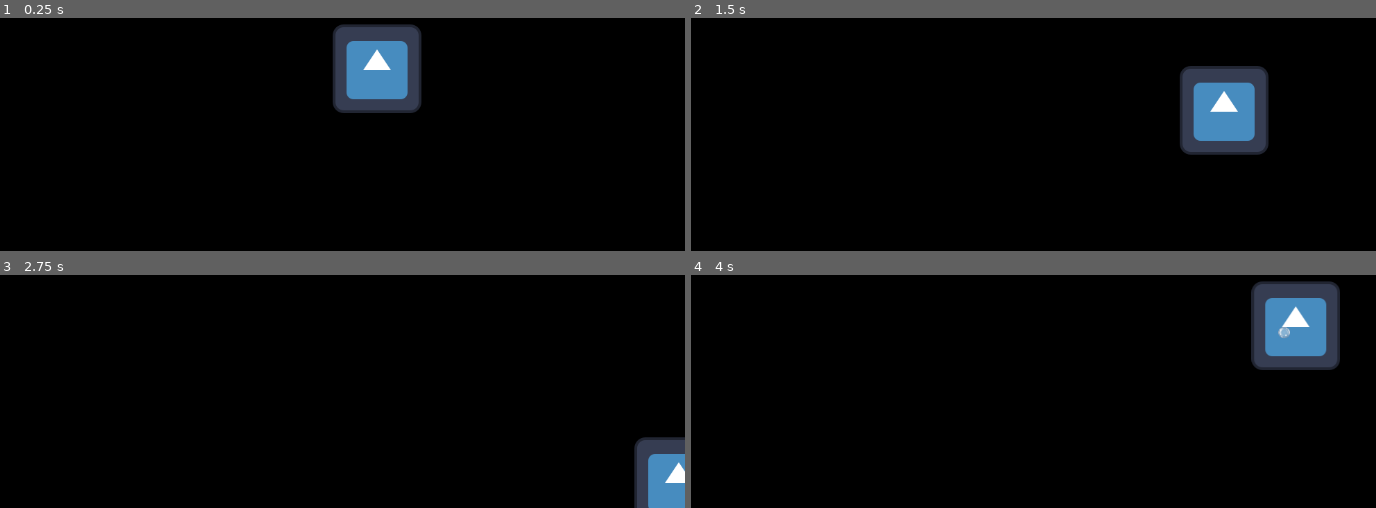
Above: before the commit, frames 1-4 (two rows, left to right).
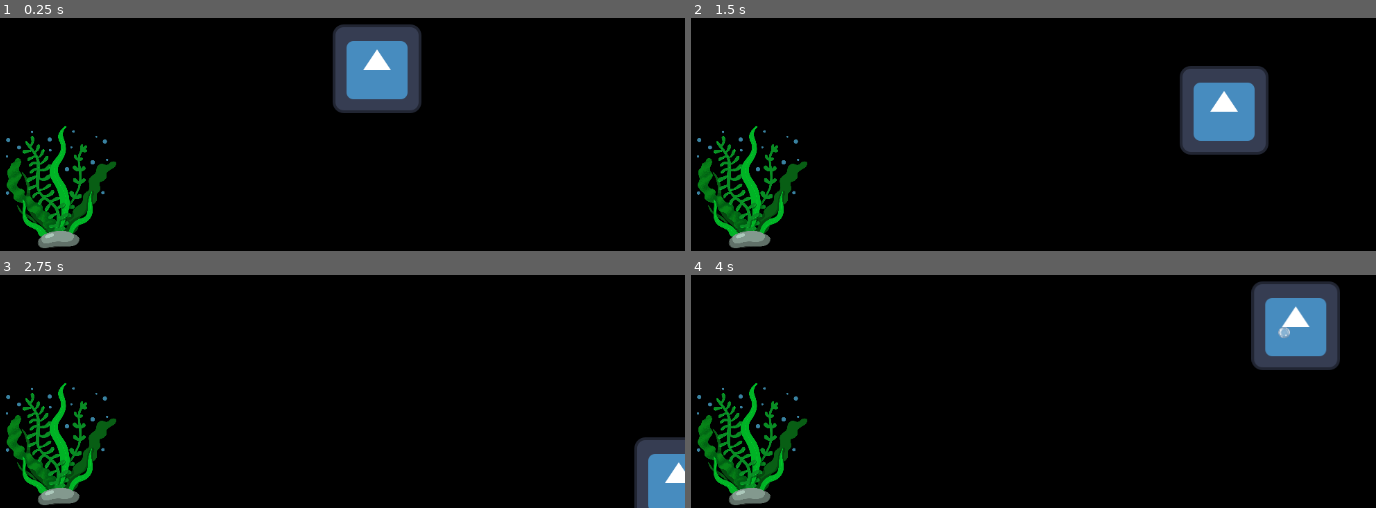
Above: after the commit, the same moments.

Repository: lucagm94/proyecto-burbujitas-ggj2025
Game: Godot game, scene res://Scenes/Levels/Level1/Level1.tscn
Two runs of this game, one before a commit and one after it. Both use one fixed random seed, a clock stepped at 60 frames per second and the inputs below. Before the commit the project has no main scene; this scene is started directly in both runs. The engine's default icon, where the game draws it, is replaced by a stand-in: a white triangle on a blue panel in a dark square.
Inputs (mouse positions are in pixels of both pictures, inside the frame that each line leads up to):
- Up to frame 1 (0.25 s): no input
- Up to frame 2 (1.5 s): tap Enter at 0.5 s; move the mouse to (outside the picture) at 0.52 s; hold Right (ui_right) 0.53-1.28 s; tap 1 (1) at 0.6 s; tap 2 (2) at 0.8, 1.35 s; move the mouse to (814, 48) at 1.27 s; hold Down (ui_down) from 1.28 s (still down)
- Up to frame 3 (2.75 s): tap 1 (1) at 1.55, 2.1 s; move the mouse to (outside the picture) at 2.02 s; release Down (ui_down) at 2.03 s; hold Right (ui_right) from 2.03 s (still down); tap 2 (2) at 2.3 s
- Up to frame 4 (4 s): move the mouse to (937, 372) at 2.77 s; release Right (ui_right) at 2.78 s; hold Up (ui_up) 2.78-3.53 s; tap 2 (2) at 2.85, 3.8 s; tap 1 (1) at 3.05 s; move the mouse to (1218, 351) at 3.52 s; hold Left (ui_left) from 3.53 s (still down); click (1218, 351) at 3.6 s

The runs differ from the first frame. In frame 1, 3.4% of the frame differs, in the area x 0-17%, y 46-99%; in frame 2, 3.4%; in frame 3, 3.4%; in frame 4, 3.4%.

Commit message:
1ra version funcional
El estado InABubble funciona

Diff:
--- a/nuevo-proyecto-de-juego/Scenes/Levels/Level1/Level1.tscn
+++ b/nuevo-proyecto-de-juego/Scenes/Levels/Level1/Level1.tscn
@@ -1,7 +1,8 @@
-[gd_scene load_steps=3 format=3 uid="uid://cs2tbqq7sbrjh"]
+[gd_scene load_steps=4 format=3 uid="uid://cs2tbqq7sbrjh"]
 
 [ext_resource type="Texture2D" uid="uid://c2lor0vay1ktn" path="res://icon.svg" id="1_ejgjx"]
 [ext_resource type="PackedScene" uid="uid://c0m85grsc5gfp" path="res://Scenes/MC/MC.tscn" id="2_7bh2i"]
+[ext_resource type="PackedScene" uid="uid://coshao3qn5qa2" path="res://Scenes/Plants/Alga.tscn" id="3_v7t5n"]
 
 [node name="Level1" type="Node2D"]
 
@@ -13,3 +14,6 @@
 
 [node name="MainCharacter" parent="." instance=ExtResource("2_7bh2i")]
 position = Vector2(708, 385)
+
+[node name="Alga" parent="." instance=ExtResource("3_v7t5n")]
+position = Vector2(240, 562)
--- a/nuevo-proyecto-de-juego/Scenes/MC/Shots/Bublee_shoot.tscn
+++ b/nuevo-proyecto-de-juego/Scenes/MC/Shots/Bublee_shoot.tscn
@@ -6,7 +6,7 @@
 [sub_resource type="RectangleShape2D" id="RectangleShape2D_lbmfh"]
 size = Vector2(10.5, 10.5)
 
-[node name="Bubble" type="CharacterBody2D"]
+[node name="Bubble" type="CharacterBody2D" groups=["Bubble"]]
 script = ExtResource("1_dlx25")
 
 [node name="BubbleSprite" type="Sprite2D" parent="."]
--- a/nuevo-proyecto-de-juego/Scenes/Plants/Alga.tscn
+++ b/nuevo-proyecto-de-juego/Scenes/Plants/Alga.tscn
@@ -1,5 +1,6 @@
-[gd_scene load_steps=4 format=3 uid="uid://coshao3qn5qa2"]
+[gd_scene load_steps=5 format=3 uid="uid://coshao3qn5qa2"]
 
+[ext_resource type="Script" path="res://Scripts/Plants/alga.gd" id="1_qehxn"]
 [ext_resource type="Texture2D" uid="uid://cvrp4hr1seguc" path="res://Assets/Plants/Alga.png" id="1_qrvc4"]
 [ext_resource type="Texture2D" uid="uid://yqi1aup7cwri" path="res://Assets/MC/Shots/PH_Bubble.png" id="2_bl17a"]
 
@@ -8,6 +9,7 @@
 height = 154.0
 
 [node name="Alga" type="Node2D"]
+script = ExtResource("1_qehxn")
 
 [node name="Sprite2D" type="Sprite2D" parent="."]
 scale = Vector2(0.180833, 0.180833)
@@ -19,29 +21,35 @@
 position = Vector2(0, 1)
 shape = SubResource("CapsuleShape2D_t0s65")
 
-[node name="Bubbles" type="Node" parent="."]
+[node name="Bubbles" type="Node2D" parent="."]
 
 [node name="FirstHit" type="Sprite2D" parent="Bubbles"]
+unique_name_in_owner = true
 visible = false
 position = Vector2(41, -2)
 scale = Vector2(2.03333, 2.03333)
 texture = ExtResource("2_bl17a")
 
 [node name="SecondHit" type="Sprite2D" parent="Bubbles"]
+unique_name_in_owner = true
 visible = false
 position = Vector2(-22.5, -26.5)
 scale = Vector2(1.9, 1.9)
 texture = ExtResource("2_bl17a")
 
 [node name="ThirdHit" type="Sprite2D" parent="Bubbles"]
+unique_name_in_owner = true
 visible = false
 position = Vector2(-12, 37)
 scale = Vector2(1.9, 1.9)
 texture = ExtResource("2_bl17a")
 
 [node name="FourthHit" type="Sprite2D" parent="Bubbles"]
+unique_name_in_owner = true
 visible = false
 modulate = Color(1, 1, 1, 0.529412)
 position = Vector2(4, -10)
 scale = Vector2(5.98333, 7.49167)
 texture = ExtResource("2_bl17a")
+
+[connection signal="body_shape_entered" from="Area2D" to="." method="_on_area_2d_body_shape_entered"]
--- /dev/null
+++ b/nuevo-proyecto-de-juego/Scripts/Plants/alga.gd
@@ -0,0 +1,46 @@
+extends Node2D
+
+var state:State
+var hits:int
+var bubble = preload("res://Scenes/MC/Shots/Bublee_shoot.tscn")
+
+func _ready() -> void:
+	hits = 0
+	state = State.new(self)
+
+	pass
+
+func _physics_process(delta: float) -> void:
+	state.doingHisShit()
+	pass
+
+func _hits():
+	print("Se ejecuta hits")
+	if hits < 4:
+		hits+=1
+
+	match hits:
+		0:
+			%FirstHit.visible = false
+			%SecondHit.visible = false
+			%ThirdHit.visible = false
+			%FourthHit.visible = false
+		1:
+			%FirstHit.visible = true
+		2:
+			%SecondHit.visible = true
+		3:
+			%ThirdHit.visible = true
+		4:
+			%FirstHit.visible = false
+			%SecondHit.visible = false
+			%ThirdHit.visible = false
+			%FourthHit.visible = true
+			state = InABubble.new(self)
+
+func _on_area_2d_body_shape_entered(body_rid: RID, body: Node2D, body_shape_index: int, local_shape_index: int) -> void:
+	if body.is_in_group("Bubble"): #no encontre mejor manera para identificar a la burbuja
+		_hits()
+
+
+	pass # Replace with function body.
--- /dev/null
+++ b/nuevo-proyecto-de-juego/Scripts/State/InABubble.gd
@@ -0,0 +1,11 @@
+extends State
+class_name InABubble
+
+func _enter():
+	super._enter()
+	print("Ingresando al state In a Bubble")
+	pass
+
+func doingHisShit():
+	machine.position -= Vector2(0,1)
+	pass
--- a/nuevo-proyecto-de-juego/Scripts/State/State.gd
+++ b/nuevo-proyecto-de-juego/Scripts/State/State.gd
@@ -1,8 +1,9 @@
 extends Node
 class_name State
 
-
-func _init() -> void:
+var machine
+func _init(machine_reference) -> void:
+	machine = machine_reference
 	_enter()
 	pass
 
@@ -12,3 +13,6 @@
 
 func _exit(state:State) ->void:
 	pass
+
+func doingHisShit():
+	pass
--- a/nuevo-proyecto-de-juego/project.godot
+++ b/nuevo-proyecto-de-juego/project.godot
@@ -11,8 +11,13 @@
 [application]
 
 config/name="ProyectoBurbujitas"
+run/main_scene="res://Scenes/Levels/Level1/Level1.tscn"
 config/features=PackedStringArray("4.3", "Forward Plus")
 config/icon="res://icon.svg"
+
+[global_group]
+
+Bubble=""
 
 [input]
 
